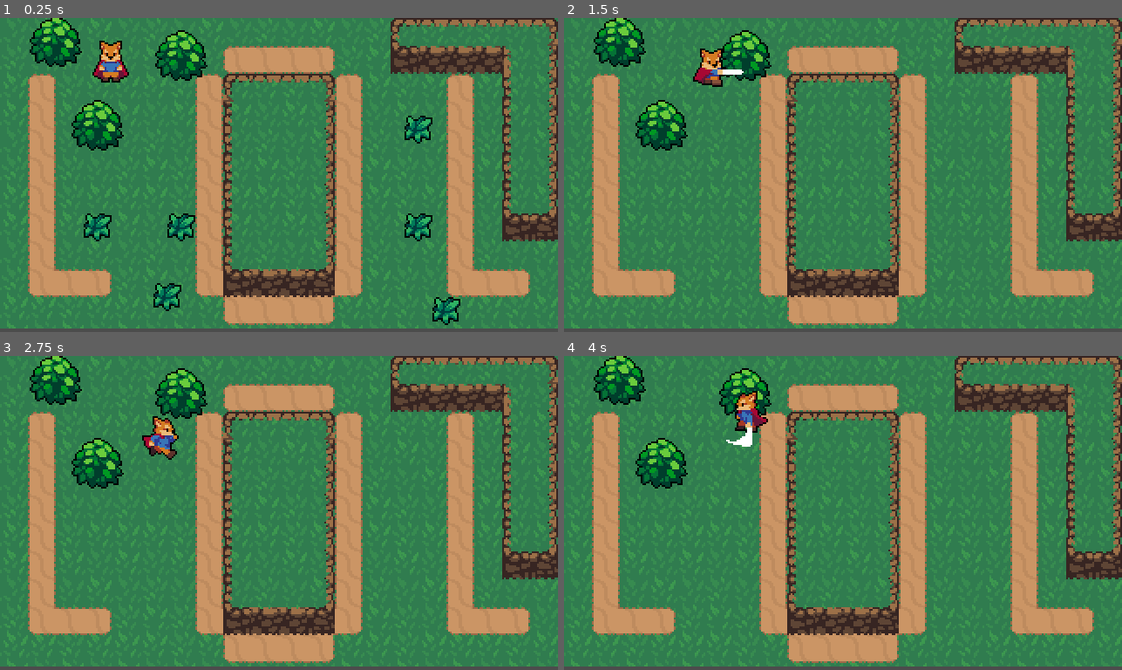
Above: before the commit, frames 1-4 (two rows, left to right).
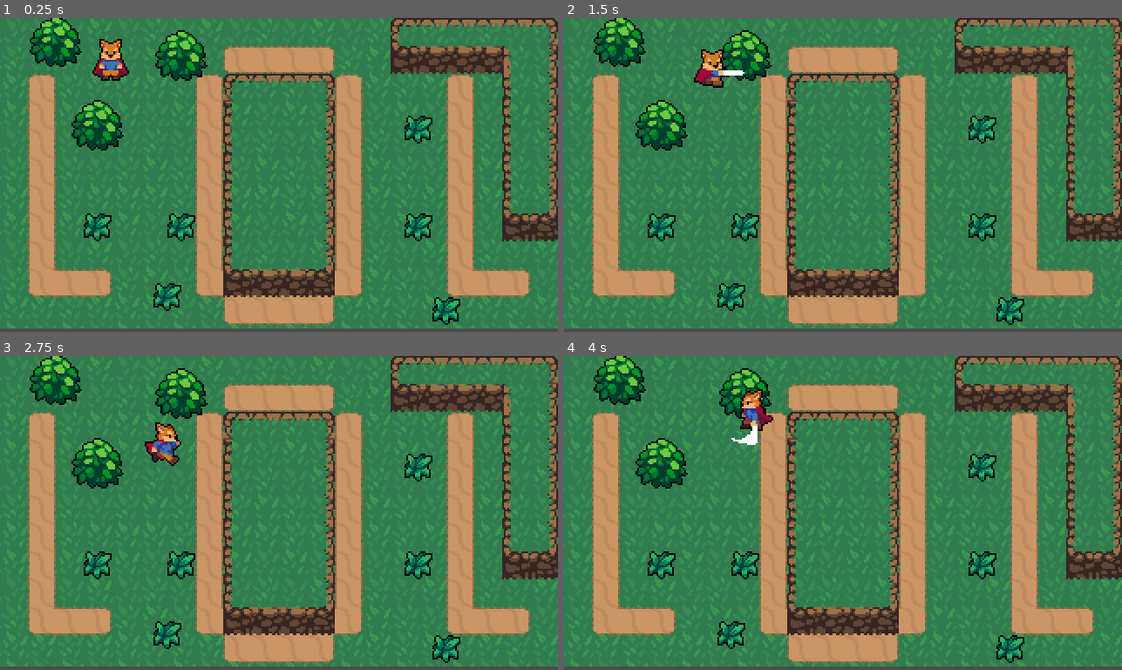
Above: after the commit, the same moments.

Repository: danezielinskinicolson/LudumDare47_team_ADFKR
Game: Godot game, scene res://world.tscn
The game is run twice, just before and just after one commit, with the same random seed, the same clock (stepped at 60 frames per second) and the same inputs.
Inputs:
- Up to frame 1 (0.25 s): no input
- Up to frame 2 (1.5 s): tap Enter at 0.5 s; hold Right (ui_right) 0.53-1.28 s; tap Space (attack) at 0.6, 1.35 s; hold Down (ui_down) from 1.28 s (still down)
- Up to frame 3 (2.75 s): release Down (ui_down) at 2.03 s; hold Right (ui_right) from 2.03 s (still down); tap Space (attack) at 2.1 s
- Up to frame 4 (4 s): release Right (ui_right) at 2.78 s; hold Up (ui_up) 2.78-3.53 s; tap Space (attack) at 2.85, 3.6 s; hold Left (ui_left) from 3.53 s (still down)

The runs differ from the first frame. In frame 1, 0.3% of the frame differs, in the area x 16-24%, y 6-21%; in frame 2, 2.3%; in frame 3, 2.6%; in frame 4, 2.7%, in the area x 15-83%, y 10-98%.

Commit message:
Die grass

Diff:
--- /dev/null
+++ b/GodotProject/Hitbox/Hitbox.tscn
@@ -0,0 +1,7 @@
+[gd_scene format=2]
+
+[node name="Hitbox" type="Area2D"]
+collision_layer = 0
+collision_mask = 0
+
+[node name="CollisionShape2D" type="CollisionShape2D" parent="."]
--- /dev/null
+++ b/GodotProject/Hitbox/Hurtbox.tscn
@@ -0,0 +1,7 @@
+[gd_scene format=2]
+
+[node name="Hurtbox" type="Area2D"]
+collision_layer = 0
+collision_mask = 0
+
+[node name="CollisionShape2D" type="CollisionShape2D" parent="."]
--- a/GodotProject/Player/Player.gd
+++ b/GodotProject/Player/Player.gd
@@ -18,7 +18,7 @@
 onready var animationTree = $AnimationTree
 onready var animationState = animationTree.get("parameters/playback")
 
-func _process(delta):
+func _physics_process(delta):
 	match state:
 		MOVE:
 			move_state(delta)
--- a/GodotProject/Player/Player.tscn
+++ b/GodotProject/Player/Player.tscn
@@ -1,7 +1,8 @@
-[gd_scene load_steps=37 format=2]
+[gd_scene load_steps=39 format=2]
 
 [ext_resource path="res://Textures/Action RPG Resources/Player/Player.png" type="Texture" id=1]
 [ext_resource path="res://Player/Player.gd" type="Script" id=2]
+[ext_resource path="res://Hitbox/Hitbox.tscn" type="PackedScene" id=3]
 
 [sub_resource type="CapsuleShape2D" id=1]
 radius = 6.0
@@ -36,6 +37,30 @@
 "method": "attack_animation_finish"
 } ]
 }
+tracks/2/type = "value"
+tracks/2/path = NodePath("HitboxPivot:rotation_degrees")
+tracks/2/interp = 1
+tracks/2/loop_wrap = true
+tracks/2/imported = false
+tracks/2/enabled = true
+tracks/2/keys = {
+"times": PoolRealArray( 0 ),
+"transitions": PoolRealArray( 1 ),
+"update": 0,
+"values": [ 90.0 ]
+}
+tracks/3/type = "value"
+tracks/3/path = NodePath("HitboxPivot/SwordHitbox/CollisionShape2D:disabled")
+tracks/3/interp = 1
+tracks/3/loop_wrap = true
+tracks/3/imported = false
+tracks/3/enabled = true
+tracks/3/keys = {
+"times": PoolRealArray( 0.1, 0.3 ),
+"transitions": PoolRealArray( 1, 1 ),
+"update": 1,
+"values": [ false, true ]
+}
 
 [sub_resource type="Animation" id=3]
 resource_name = "AttackLeft"
@@ -66,6 +91,30 @@
 "method": "attack_animation_finish"
 } ]
 }
+tracks/2/type = "value"
+tracks/2/path = NodePath("HitboxPivot:rotation_degrees")
+tracks/2/interp = 1
+tracks/2/loop_wrap = true
+tracks/2/imported = false
+tracks/2/enabled = true
+tracks/2/keys = {
+"times": PoolRealArray( 0 ),
+"transitions": PoolRealArray( 1 ),
+"update": 0,
+"values": [ 180.0 ]
+}
+tracks/3/type = "value"
+tracks/3/path = NodePath("HitboxPivot/SwordHitbox/CollisionShape2D:disabled")
+tracks/3/interp = 1
+tracks/3/loop_wrap = true
+tracks/3/imported = false
+tracks/3/enabled = true
+tracks/3/keys = {
+"times": PoolRealArray( 0.1, 0.3 ),
+"transitions": PoolRealArray( 1, 1 ),
+"update": 1,
+"values": [ false, true ]
+}
 
 [sub_resource type="Animation" id=4]
 resource_name = "AttackRight"
@@ -96,6 +145,30 @@
 "method": "attack_animation_finish"
 } ]
 }
+tracks/2/type = "value"
+tracks/2/path = NodePath("HitboxPivot:rotation_degrees")
+tracks/2/interp = 1
+tracks/2/loop_wrap = true
+tracks/2/imported = false
+tracks/2/enabled = true
+tracks/2/keys = {
+"times": PoolRealArray( 0 ),
+"transitions": PoolRealArray( 1 ),
+"update": 0,
+"values": [ 0.0 ]
+}
+tracks/3/type = "value"
+tracks/3/path = NodePath("HitboxPivot/SwordHitbox/CollisionShape2D:disabled")
+tracks/3/interp = 1
+tracks/3/loop_wrap = true
+tracks/3/imported = false
+tracks/3/enabled = true
+tracks/3/keys = {
+"times": PoolRealArray( 0.1, 0.3 ),
+"transitions": PoolRealArray( 1, 1 ),
+"update": 1,
+"values": [ false, true ]
+}
 
 [sub_resource type="Animation" id=5]
 resource_name = "AttackUp"
@@ -125,6 +198,30 @@
 "args": [  ],
 "method": "attack_animation_finish"
 } ]
+}
+tracks/2/type = "value"
+tracks/2/path = NodePath("HitboxPivot:rotation_degrees")
+tracks/2/interp = 1
+tracks/2/loop_wrap = true
+tracks/2/imported = false
+tracks/2/enabled = true
+tracks/2/keys = {
+"times": PoolRealArray( 0 ),
+"transitions": PoolRealArray( 1 ),
+"update": 0,
+"values": [ -90.0 ]
+}
+tracks/3/type = "value"
+tracks/3/path = NodePath("HitboxPivot/SwordHitbox/CollisionShape2D:disabled")
+tracks/3/interp = 1
+tracks/3/loop_wrap = true
+tracks/3/imported = false
+tracks/3/enabled = true
+tracks/3/keys = {
+"times": PoolRealArray( 0.1, 0.3 ),
+"transitions": PoolRealArray( 1, 1 ),
+"update": 1,
+"values": [ false, true ]
 }
 
 [sub_resource type="Animation" id=6]
@@ -352,14 +449,18 @@
 
 [sub_resource type="AnimationNodeStateMachinePlayback" id=34]
 
+[sub_resource type="CapsuleShape2D" id=35]
+height = 12.0
+
 [node name="Player" type="KinematicBody2D"]
+collision_layer = 2
 script = ExtResource( 2 )
 
 [node name="Sprite" type="Sprite" parent="."]
-position = Vector2( 0, -8 )
+position = Vector2( 0, -9 )
 texture = ExtResource( 1 )
 hframes = 60
-frame = 28
+frame = 31
 
 [node name="CollisionShape2D" type="CollisionShape2D" parent="."]
 position = Vector2( -1.00001, -1 )
@@ -387,3 +488,21 @@
 parameters/attack/blend_position = Vector2( 0.000956893, 0.486046 )
 parameters/idle/blend_position = Vector2( 0.000956893, 1.10948 )
 parameters/run/blend_position = Vector2( 0, 0 )
+
+[node name="HitboxPivot" type="Position2D" parent="."]
+position = Vector2( 0, -4 )
+rotation = -1.5708
+__meta__ = {
+"_gizmo_extents_": 16.0
+}
+
+[node name="SwordHitbox" parent="HitboxPivot" instance=ExtResource( 3 )]
+position = Vector2( 15, 0 )
+collision_mask = 8
+
+[node name="CollisionShape2D" parent="HitboxPivot/SwordHitbox" index="0"]
+position = Vector2( -2, -5 )
+shape = SubResource( 35 )
+disabled = true
+
+[editable path="HitboxPivot/SwordHitbox"]
--- a/GodotProject/project.godot
+++ b/GodotProject/project.godot
@@ -86,6 +86,13 @@
  ]
 }
 
+[layer_names]
+
+2d_physics/layer_1="world"
+2d_physics/layer_2="Player"
+2d_physics/layer_3="PlayerHurtbox"
+2d_physics/layer_4="EnemyHurtbox"
+
 [rendering]
 
 environment/default_environment="res://default_env.tres"
--- a/GodotProject/world.tscn
+++ b/GodotProject/world.tscn
@@ -490,6 +490,7 @@
 [node name="DirtCliffTileMap" type="TileMap" parent="."]
 tile_set = SubResource( 49 )
 cell_size = Vector2( 32, 32 )
+collision_mask = 0
 format = 1
 tile_data = PoolIntArray( 7, 0, 196608, 8, 0, 196609, 9, 0, 7, 65540, 0, 0, 65541, 0, 2, 65545, 0, 65539, 131076, 0, 65536, 131077, 0, 65538, 131081, 0, 65539, 196612, 0, 65536, 196613, 0, 65538, 196617, 0, 131075, 262148, 0, 131072, 262149, 0, 131074 )
 
--- a/GodotProject/world/grass.gd
+++ b/GodotProject/world/grass.gd
@@ -1,14 +1,17 @@
 extends Node2D
 
 
-func _process(delta):
-	if Input.is_action_just_pressed("attack"):
-		var GrassEffect = load("res://world/GrassEffect.tscn")
-		var grassEffect = GrassEffect.instance()
-		var world = get_tree().current_scene
-		world.add_child(grassEffect)
-		grassEffect.global_position = global_position
-		queue_free()
 
-func _ready():
-	pass # Replace with function body.
+func create_grass_effect():
+	var GrassEffect = load("res://world/GrassEffect.tscn")
+	var grassEffect = GrassEffect.instance()
+	var world = get_tree().current_scene
+	world.add_child(grassEffect)
+	grassEffect.global_position = global_position
+	queue_free()
+
+
+
+func _on_Hurtbox_area_entered(area):
+	create_grass_effect()
+	queue_free()
--- a/GodotProject/world/grass.tscn
+++ b/GodotProject/world/grass.tscn
@@ -1,7 +1,11 @@
-[gd_scene load_steps=3 format=2]
+[gd_scene load_steps=5 format=2]
 
 [ext_resource path="res://Textures/Action RPG Resources/World/Grass.png" type="Texture" id=1]
 [ext_resource path="res://world/grass.gd" type="Script" id=2]
+[ext_resource path="res://Hitbox/Hurtbox.tscn" type="PackedScene" id=3]
+
+[sub_resource type="RectangleShape2D" id=1]
+extents = Vector2( 7, 7 )
 
 [node name="grass" type="Node2D"]
 script = ExtResource( 2 )
@@ -10,3 +14,13 @@
 position = Vector2( 16, 16 )
 texture = ExtResource( 1 )
 offset = Vector2( -8, -8 )
+
+[node name="Hurtbox" parent="." instance=ExtResource( 3 )]
+collision_layer = 8
+
+[node name="CollisionShape2D" parent="Hurtbox" index="0"]
+position = Vector2( 8, 8 )
+shape = SubResource( 1 )
+[connection signal="area_entered" from="Hurtbox" to="." method="_on_Hurtbox_area_entered"]
+
+[editable path="Hurtbox"]
